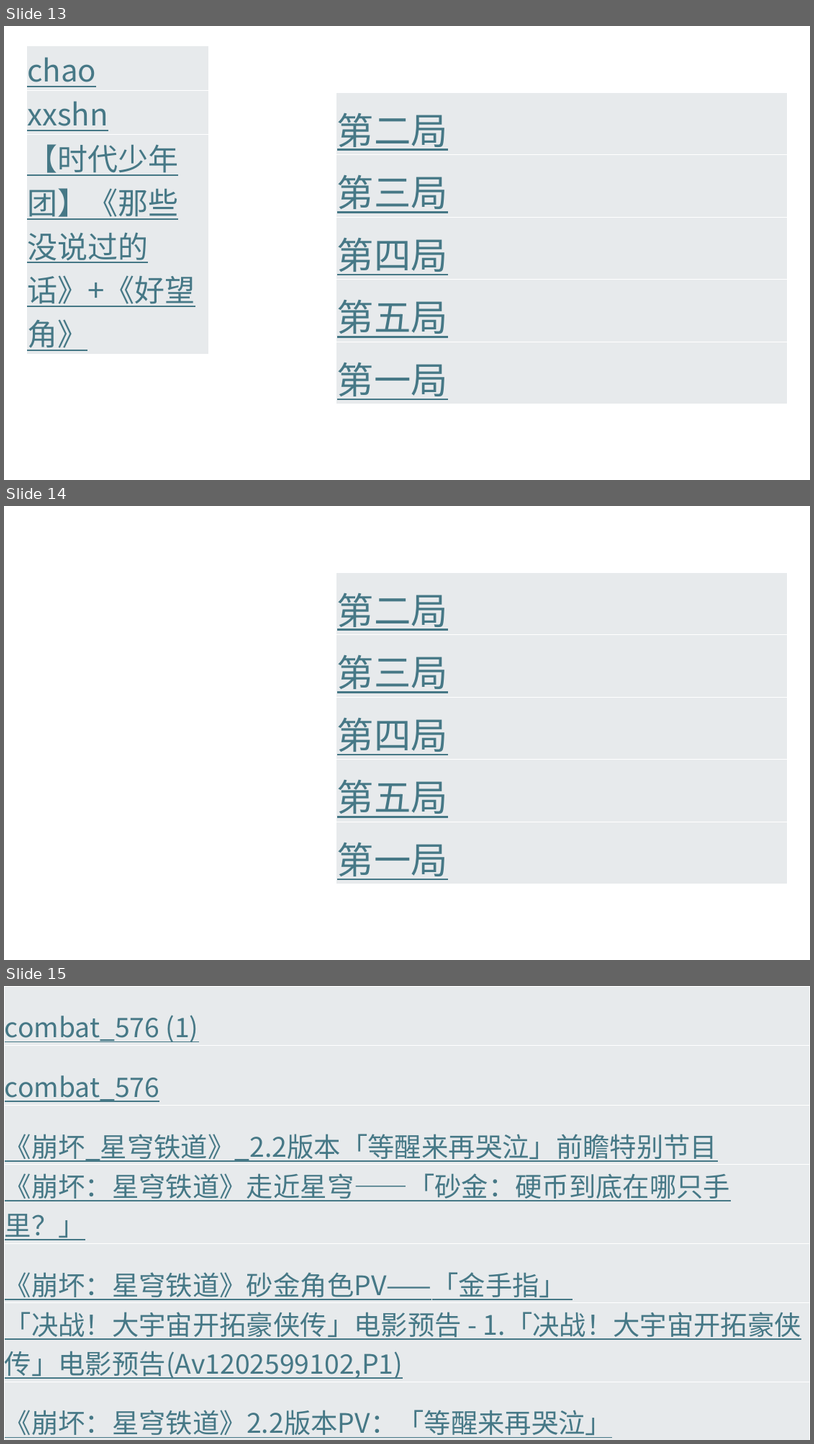
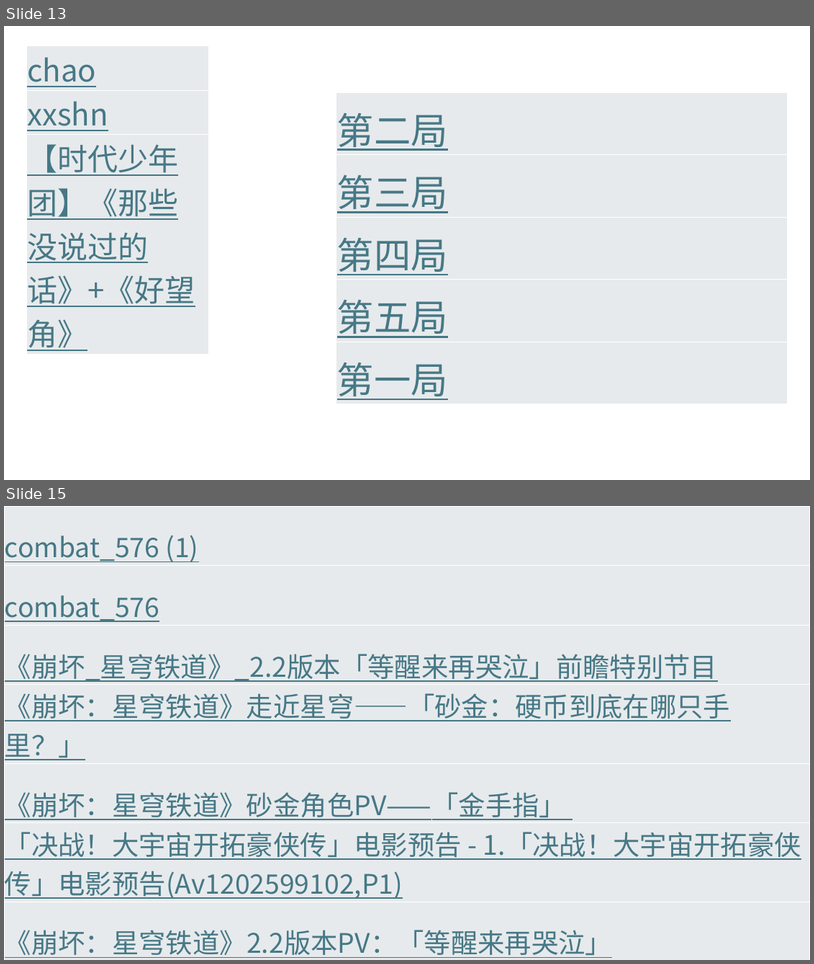
Before and after one commit to Bukehi/BukehiWeb, a slide deck: livefile/abc.pptx. Shown one above the other, each under a label of ours: slides 13, 14 and 15 before the commit, slides 13 and 15 after it; the slides between them are not shown. The pictures are 814x1444 and 814x964 pixels, drawn with LibreOffice and Linux fonts; fonts in the diff are those of the drawing. Boxes give left, top, right and bottom in pixels: in the first picture for what was removed or moved away, otherwise in the second. Text is boxed around its words. In the diff, an @@ line names an element or a change of style, - is before the commit and + after.

```diff
--- a/livefile/abc.pptx
+++ b/livefile/abc.pptx
@@ slide 14 removed at <box>4,506,810,960</box>, background #FFFFFF @@
@@ table removed at <box>337,572,788,884</box>, 5 rows, 1 columns @@
-第二局
-第三局
-第四局
-第五局
-第一局
```
Also in this commit, not shown: 1 slide added, 21 other files.
